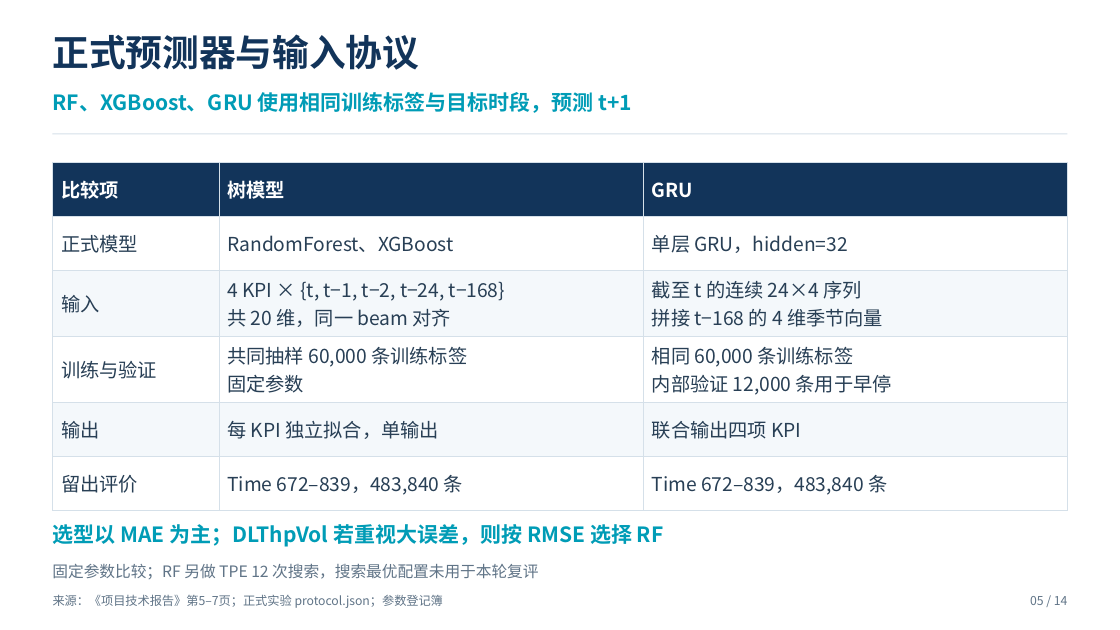
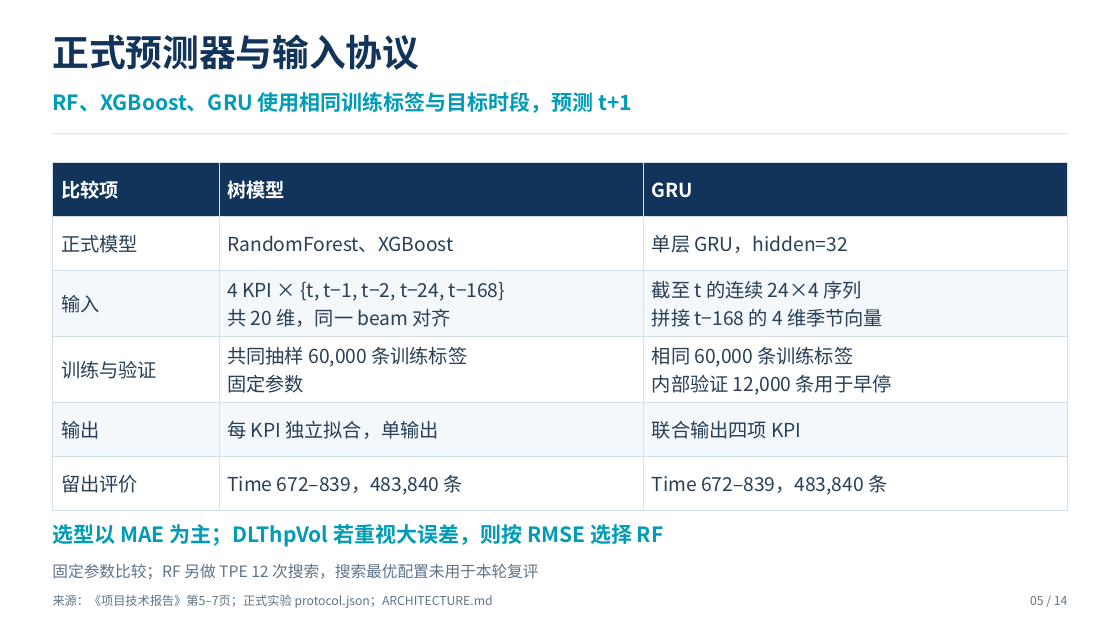
Before and after one commit to Lemon-Li-x86/5g-kpi-prediction, a slide deck: slide 5 of deliverables/submit4/ppt.pptx. Drawn at 1120x630 pixels with LibreOffice and Linux fonts; fonts in the diff are those of the drawing. Boxes give left, top, right and bottom in pixels: in the first picture for what was removed or moved away, otherwise in the second. Text is boxed around its words. In the diff, an @@ line names an element or a change of style, - is before the commit and + after.

```diff
--- a/deliverables/submit4/ppt.pptx
+++ b/deliverables/submit4/ppt.pptx
@@ text at (53,594,493,608): text changed @@
-来源：《项目技术报告》第5–7页；正式实验 protocol.json；参数登记簿
+来源：《项目技术报告》第5–7页；正式实验 protocol.json；ARCHITECTURE.md
```
Also in this commit, not shown: 6 other slides changed, 14 other files.
